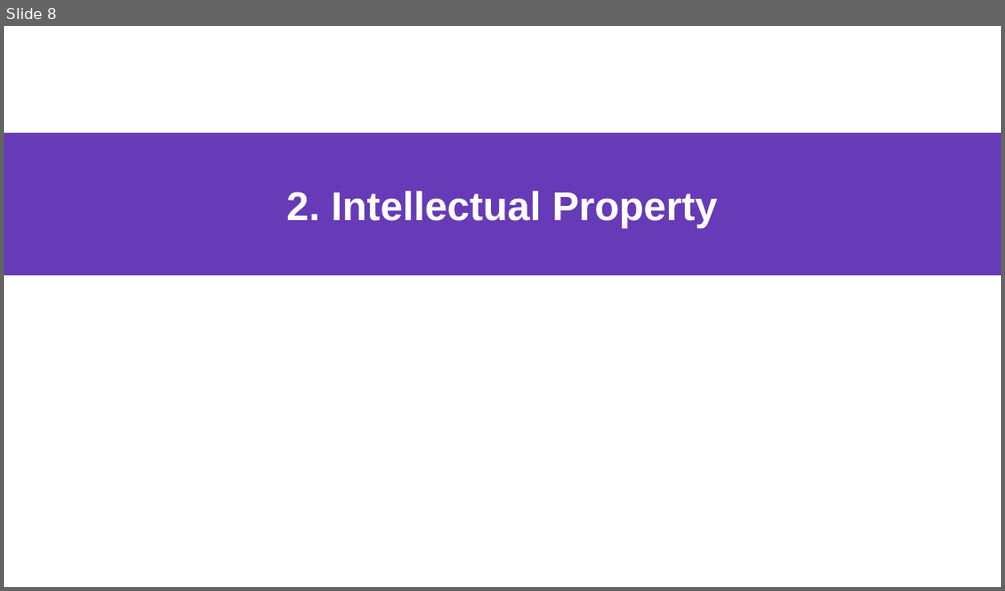
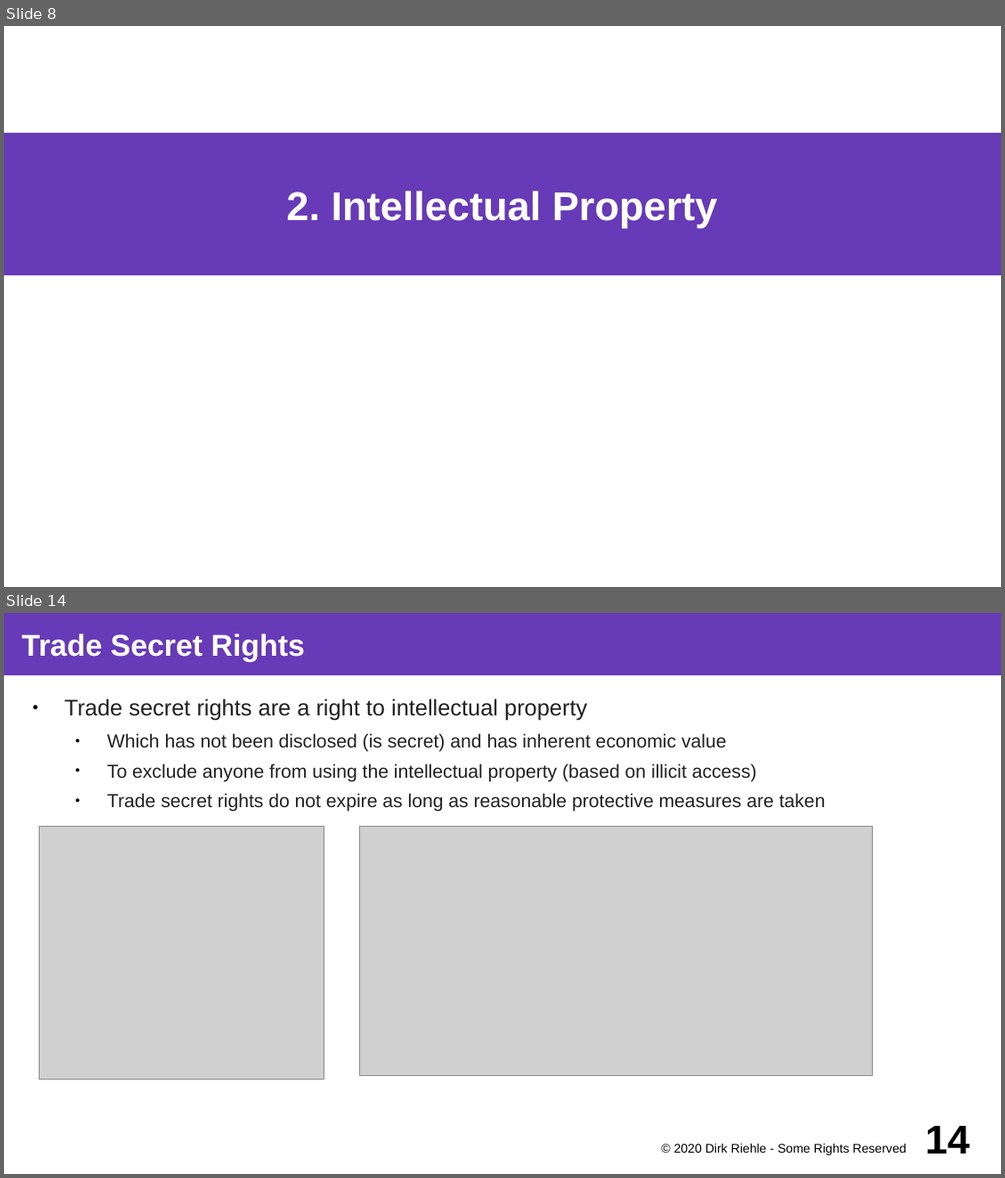
Before and after one commit to dirkriehle/coss-course, a slide deck: Lecture slides/COSS B02 - Software Products.odp. Shown one above the other, each under a label of ours: slide 8 before the commit, slides 8 and 14 after it; the slides between them are not shown. The pictures are 1005x591 and 1005x1178 pixels, drawn with LibreOffice and Linux fonts; fonts in the diff are those of the drawing; grey boxes stand for pictures. Boxes give left, top, right and bottom in pixels: in the first picture for what was removed or moved away, otherwise in the second. Text is boxed around its words. In the diff, an @@ line names an element or a change of style, - is before the commit and + after.

Commit message:
Final touches to B02; added trade secrets.

```diff
--- a/Lecture slides/COSS B02 - Software Products.odp
+++ b/Lecture slides/COSS B02 - Software Products.odp
@@ slide 14 added at (4,613,1001,1174), background #FFFFFF @@
@@ title added at (4,613,1001,675), fill #673AB7, 24 pt, text #FFFFFF, bold @@
+Trade Secret Rights
@@ text added at (65,698,825,811), 15 pt, text #212121 @@
+● Trade secret rights are a right to intellectual property
+  ● Which has not been disclosed (is secret) and has inherent economic value
+  ● To exclude anyone from using the intellectual property (based on illicit access)
+  ● Trade secret rights do not expire as long as reasonable protective measures are taken
@@ picture added at (40,827,324,1078) @@
@@ picture added at (360,827,873,1076) @@
@@ text added at (674,1143,906,1155), 10 pt, text #000000 @@
+© 2020 Dirk Riehle - Some Rights Reserved
@@ page number added at (925,1126,970,1153), 32 pt, text #000000, bold @@
+14
```
Also in this commit, not shown: 14 slides changed, 1 other file.
